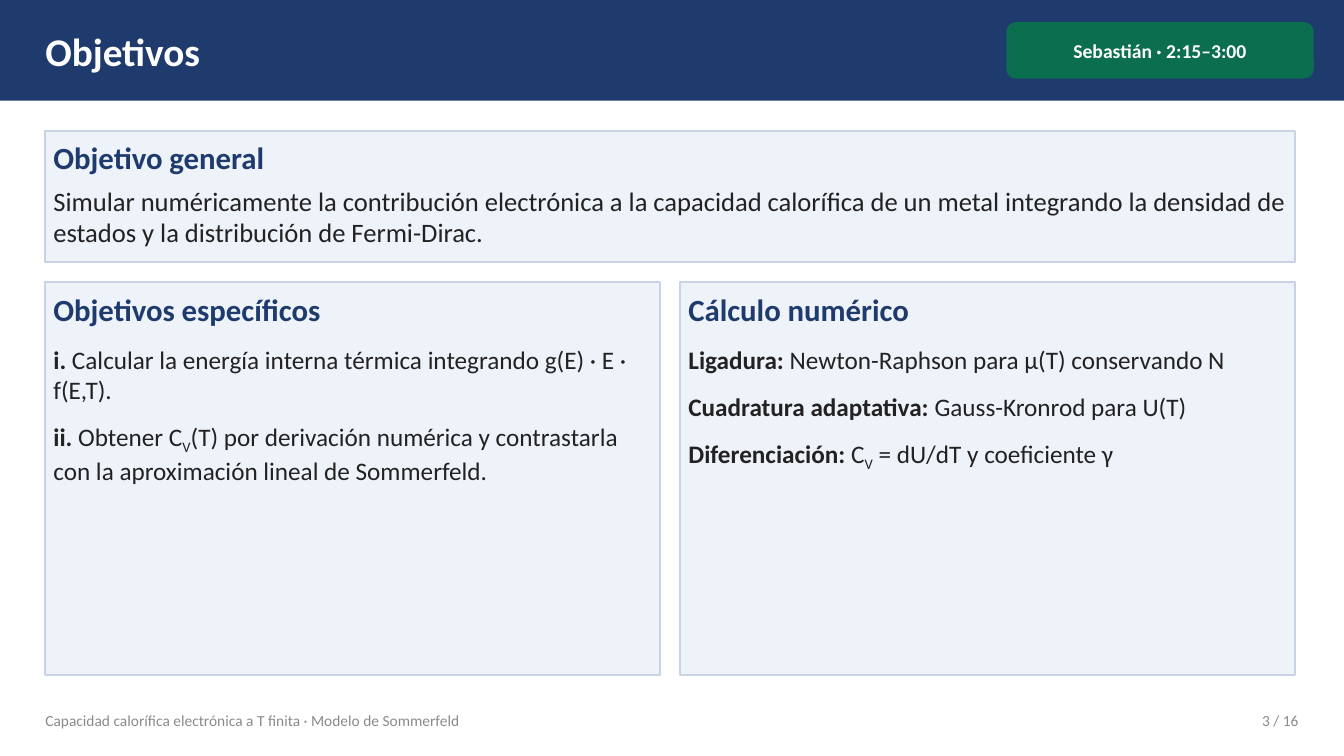
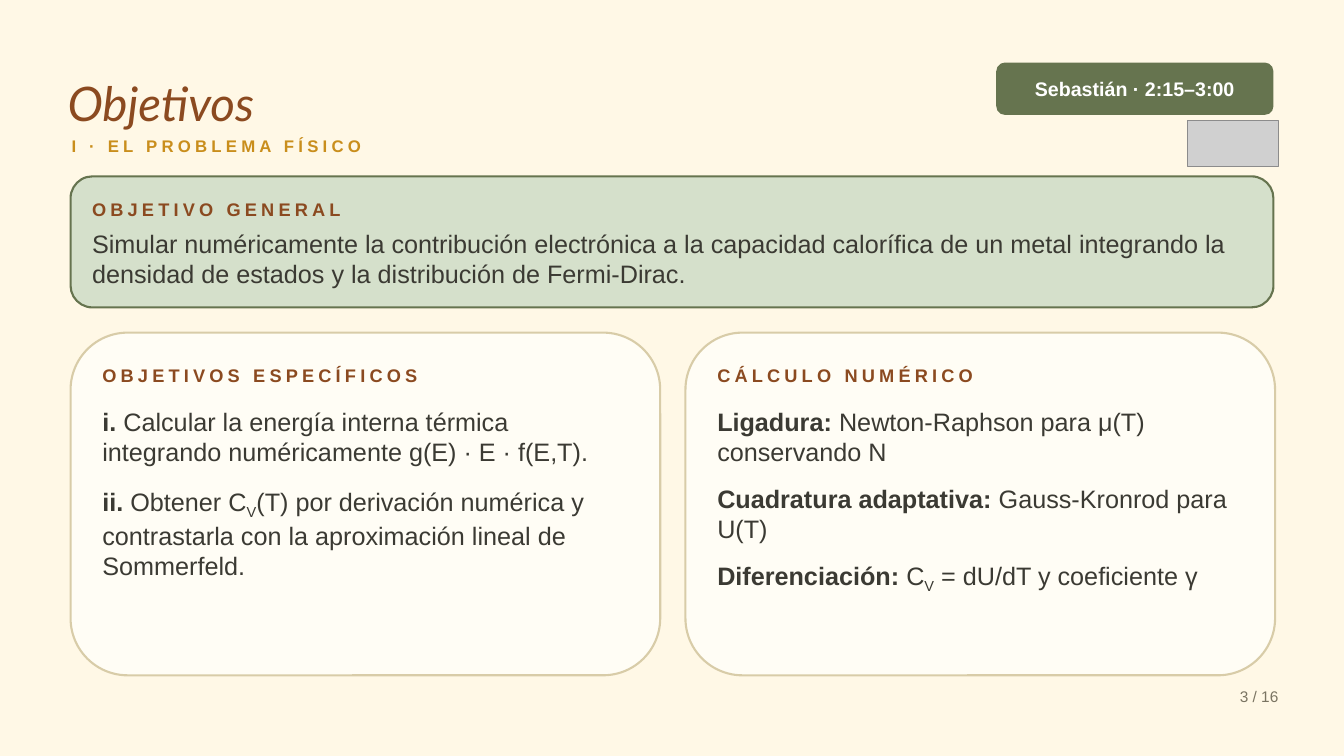
Before and after one commit to SolecitoPunk/capacidad_calorifica, a slide deck: slide 3 of presentacion/presentacion_sommerfeld.pptx. Drawn at 1344x756 pixels with LibreOffice and Linux fonts; fonts in the diff are those of the drawing; grey boxes stand for pictures; background and template pictures are left out. Boxes give left, top, right and bottom in pixels: in the first picture for what was removed or moved away, otherwise in the second. Text is boxed around its words. In the diff, an @@ line names an element or a change of style, - is before the commit and + after.

```diff
--- a/presentacion/presentacion_sommerfeld.pptx
+++ b/presentacion/presentacion_sommerfeld.pptx
@@ background #FFFFFF to picture (left out) @@
@@ rectangle removed at [0, 0, 1344, 101] @@
@@ text "Objetivos": place and size @@
-text "Objetivos" at [45, 38, 200, 73]
+text "Objetivos" at [68, 86, 255, 130]
@@ text "Objetivos" at [68, 86, 255, 130]: size 28 to 34 pt, font Calibri to Lato, text colour #FFFFFF to #8B4A20, bold off, italic on; vertical alignment middle to bottom @@
@@ rounded rectangle "Sebastián · 2:15–3:00": place and size @@
-rounded rectangle "Sebastián · 2:15–3:00" at [1006, 22, 1314, 79]
+rounded rectangle "Sebastián · 2:15–3:00" at [996, 63, 1273, 115]
@@ rounded rectangle "Sebastián · 2:15–3:00" at [996, 63, 1273, 115]: font Calibri to Arial; fill #0B6E4F to #66744F @@
@@ text added at [72, 139, 361, 152], 12 pt, text #C98E1C, bold @@
+I · EL PROBLEMA FÍSICO
@@ picture added at [1188, 121, 1278, 166] @@
@@ rounded rectangle "OBJETIVO GENERAL": place and size @@
-rounded rectangle "OBJETIVO GENERAL" at [45, 131, 1296, 262]
+rounded rectangle "OBJETIVO GENERAL" at [71, 176, 1273, 308]
@@ rounded rectangle "OBJETIVO GENERAL" at [71, 176, 1273, 308]: rectangle to rounded rectangle; fill #EEF2F9 to #D5E0CB; outline #C9D3E6 1.25 pt to #66744F 1.5 pt @@
@@ text in rounded rectangle at [92, 203, 341, 216]: text changed; size 22 to 13 pt; font Calibri to Arial; text colour #1F3B6E to #8B4A20 @@
-Objetivo general
+OBJETIVO GENERAL
@@ text in rounded rectangle at [92, 234, 1225, 288]: size 19 to 18 pt, font Calibri to Arial, text colour #222222 to #3B3A33 in "Simular numéricamente la contribución electrónica a la ..." @@
@@ rounded rectangle "OBJETIVOS ESPECÍFICOS" at [71, 333, 660, 676]: rectangle to rounded rectangle; fill #EEF2F9 to #FFFDF5; outline #C9D3E6 1.25 pt to #D8CCA8 1.5 pt @@
@@ rounded rectangle "OBJETIVOS ESPECÍFICOS": place and size @@
-rounded rectangle "OBJETIVOS ESPECÍFICOS" at [45, 282, 660, 676]
+rounded rectangle "OBJETIVOS ESPECÍFICOS" at [71, 333, 660, 676]
@@ rounded rectangle "CÁLCULO NUMÉRICO": place and size @@
-rounded rectangle "CÁLCULO NUMÉRICO" at [681, 282, 1296, 676]
+rounded rectangle "CÁLCULO NUMÉRICO" at [686, 333, 1275, 676]
@@ rounded rectangle "CÁLCULO NUMÉRICO" at [686, 333, 1275, 676]: rectangle to rounded rectangle; fill #EEF2F9 to #FFFDF5; outline #C9D3E6 1.25 pt to #D8CCA8 1.5 pt @@
@@ text in rounded rectangle at [102, 368, 588, 467]: text changed; font Calibri to Arial; text colour #222222 to #3B3A33 @@
-Objetivos específicos
-i. Calcular la energía interna térmica integrando g(E) · E · f(E,T).
+OBJETIVOS ESPECÍFICOS
+i. Calcular la energía interna térmica integrando numéricamente g(E) · E · f(E,T).
@@ text in rounded rectangle at [717, 368, 973, 382]: text changed; size 22 to 13 pt; font Calibri to Arial; text colour #1F3B6E to #8B4A20 @@
-Cálculo numérico
+CÁLCULO NUMÉRICO
@@ text in rounded rectangle at [717, 412, 1226, 591]: font Calibri to Arial, text colour #222222 to #3B3A33 in "Ligadura: Newton-Raphson para μ(T) conservando N", "Cuadratura adaptativa: Gauss-Kronrod para U(T)", "Diferenciación: CV = dU/dT y coeficiente γ"; more space between paragraphs @@
@@ text in rounded rectangle at [102, 492, 584, 576]: font Calibri to Arial, text colour #222222 to #3B3A33 in "ii. Obtener CV(T) por derivación numérica y ..."; more space between paragraphs @@
@@ text "3 / 16": place and size @@
-text "3 / 16" at [1262, 715, 1299, 726]
+text "3 / 16" at [1240, 691, 1278, 702]
@@ text "3 / 16" at [1240, 691, 1278, 702]: font Calibri to Arial, text colour #8A8A8A to #7A7462 @@
@@ text removed at [45, 715, 460, 729] @@
-Capacidad calorífica electrónica a T finita · Modelo de Sommerfeld
```
Also in this commit, not shown: 15 other slides changed, 19 other files.
